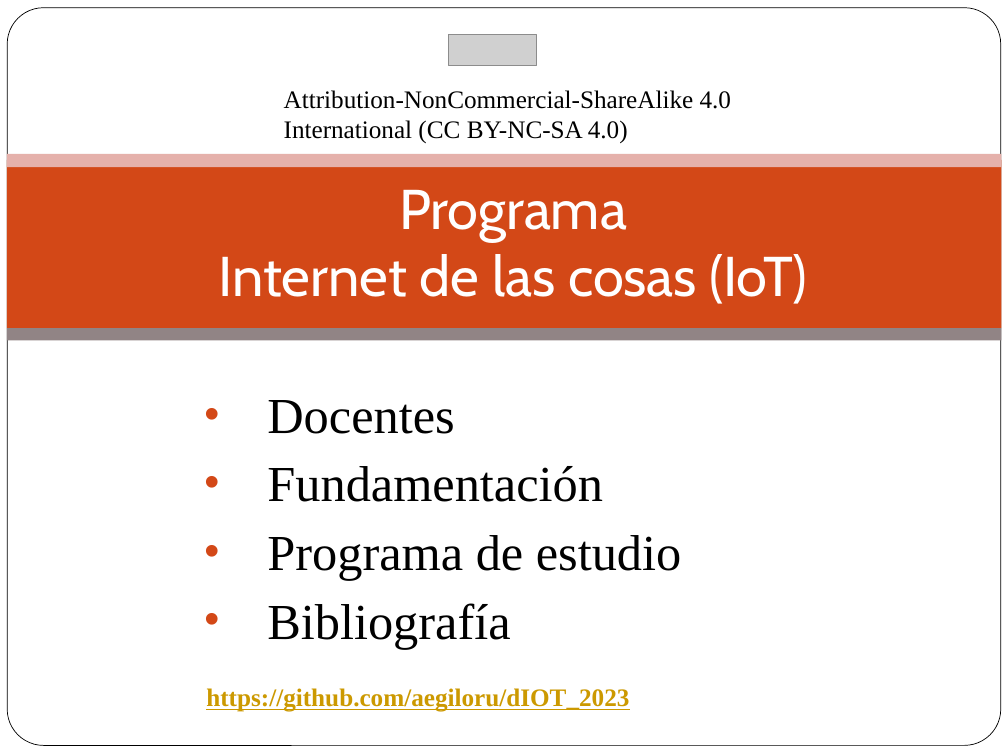
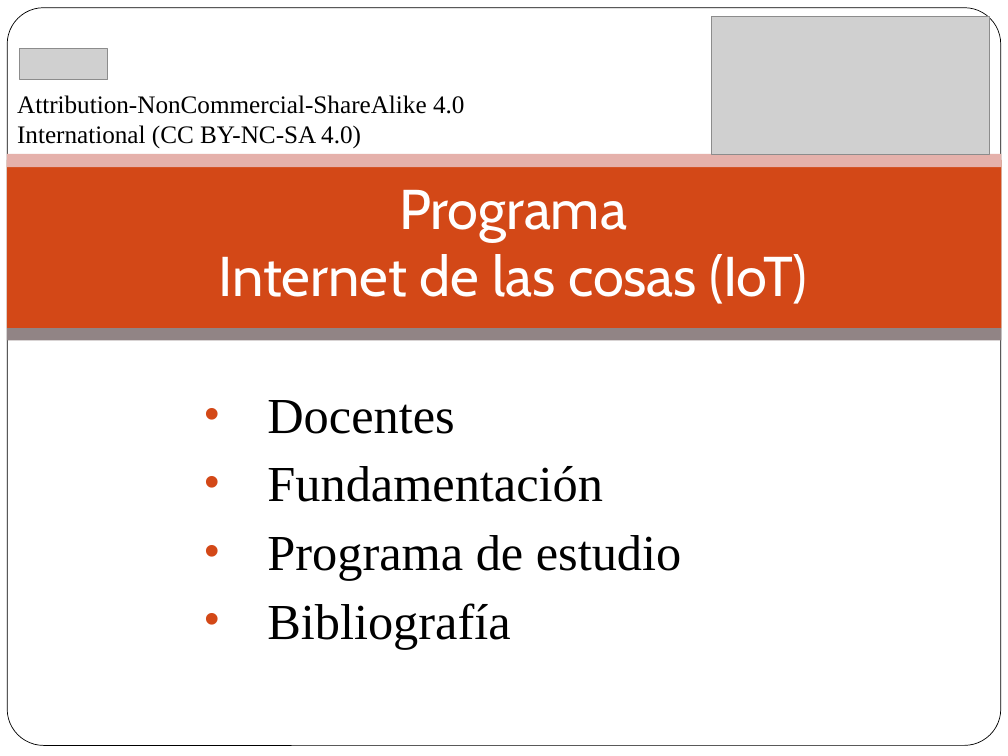
Before and after one commit to aegiloru/dIOT_2023, a slide deck: slide 1 of L00/00-Presentacion dIOT-2023.pptx. Drawn at 1008x756 pixels with LibreOffice and Linux fonts; fonts in the diff are those of the drawing; grey boxes stand for pictures; background and template pictures are left out. Boxes give left, top, right and bottom in pixels: in the first picture for what was removed or moved away, otherwise in the second. Text is boxed around its words. In the diff, an @@ line names an element or a change of style, - is before the commit and + after.

```diff
--- a/L00/00-Presentacion dIOT-2023.pptx
+++ b/L00/00-Presentacion dIOT-2023.pptx
@@ picture added at [712,17,990,155] @@
@@ picture: place and size @@
-picture at [449,34,537,66]
+picture at [20,49,109,81]
@@ text "Attribution-NonCommercial-ShareAlike 4.0 International (CC B ...": place and size @@
-text "Attribution-NonCommercial-ShareAlike 4.0 International (CC B ..." at [284,90,731,143]
+text "Attribution-NonCommercial-ShareAlike 4.0 International (CC B ..." at [17,95,464,148]
@@ text removed at [206,688,629,712] @@
-https://github.com/aegiloru/dIOT_2023
```
Also in this commit, not shown: 1 other slide changed.
